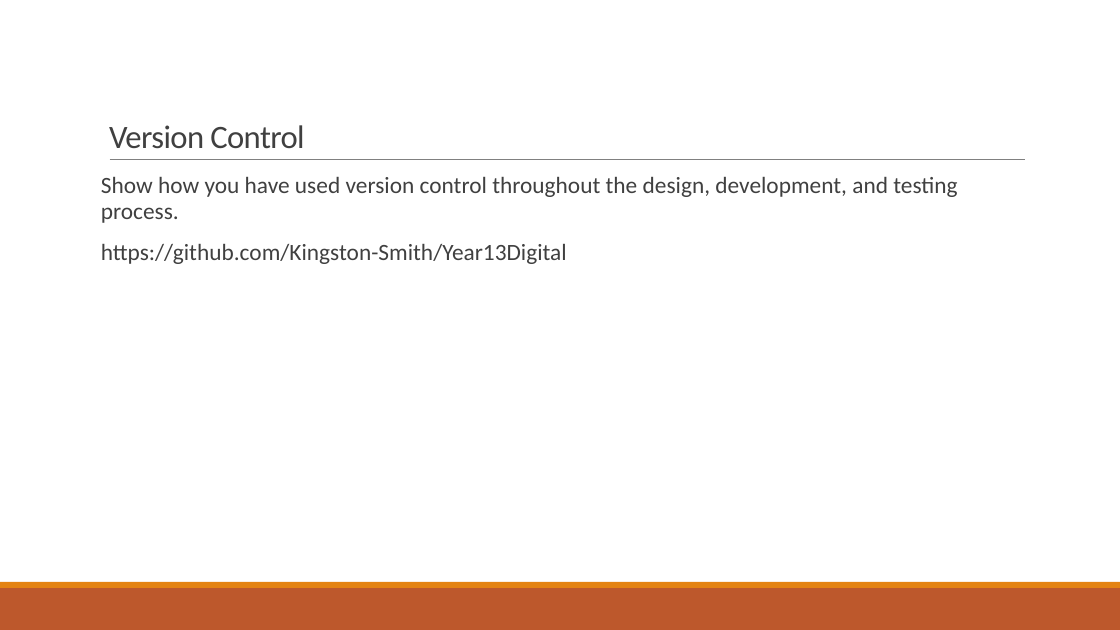
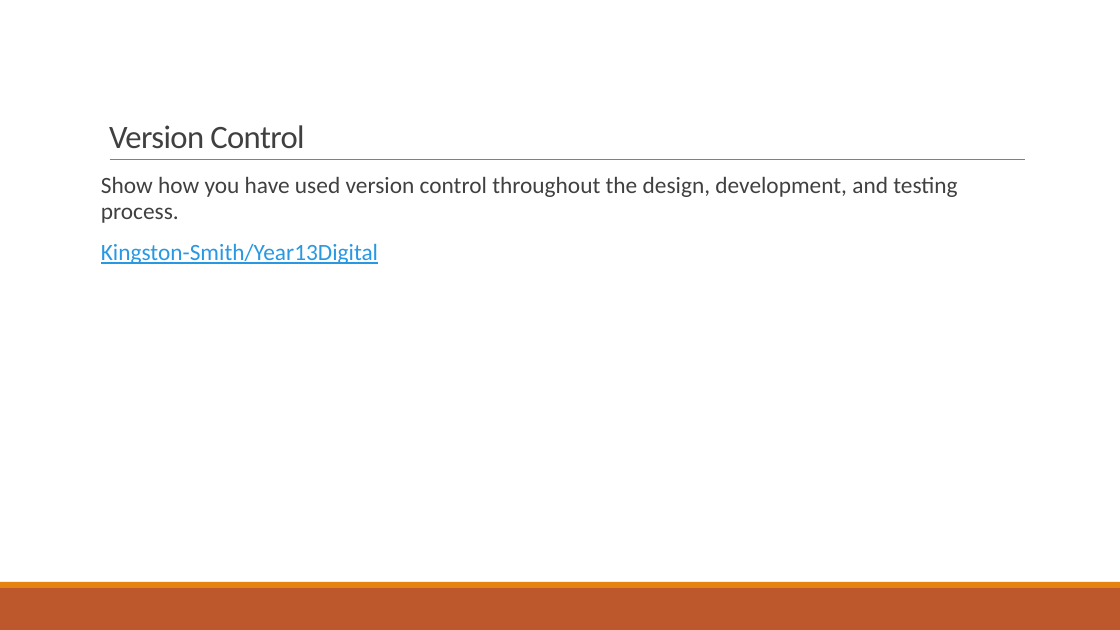
Before and after one commit to Kingston-Smith/Year13Digital, a slide deck: slide 31 of AS91903_91906_Evidence_Template.pptx. Drawn at 1120x630 pixels with LibreOffice and Linux fonts; fonts in the diff are those of the drawing. Boxes give left, top, right and bottom in pixels: in the first picture for what was removed or moved away, otherwise in the second. Text is boxed around its words. In the diff, an @@ line names an element or a change of style, - is before the commit and + after.

```diff
--- a/AS91903_91906_Evidence_Template.pptx
+++ b/AS91903_91906_Evidence_Template.pptx
@@ text at [101,243,378,264]: text changed; text colour #404040 to #2998E3 @@
-https://github.com/Kingston-Smith/Year13Digital
+Kingston-Smith/Year13Digital
```
Also in this commit, not shown: 1 other slide changed, 1 other file.
